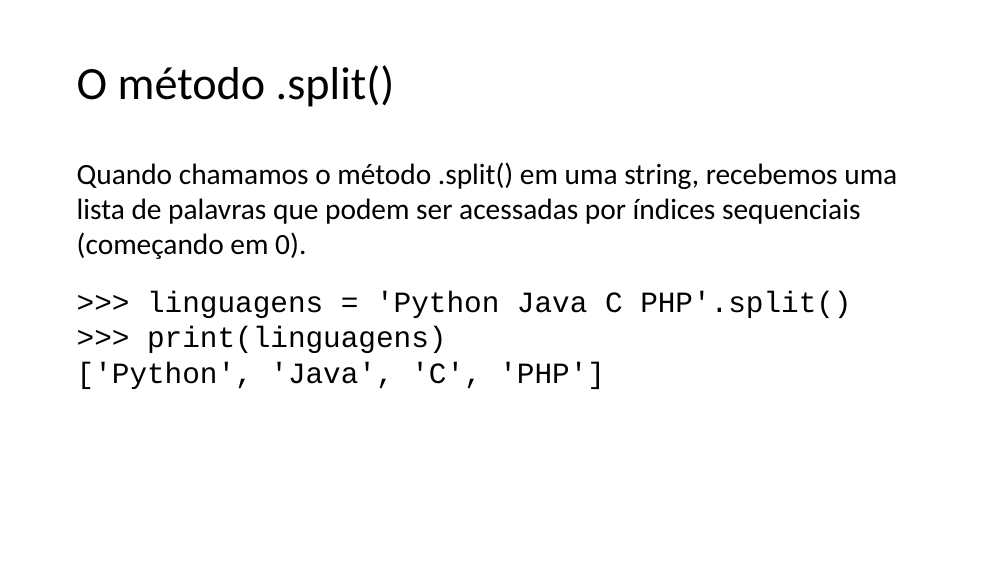
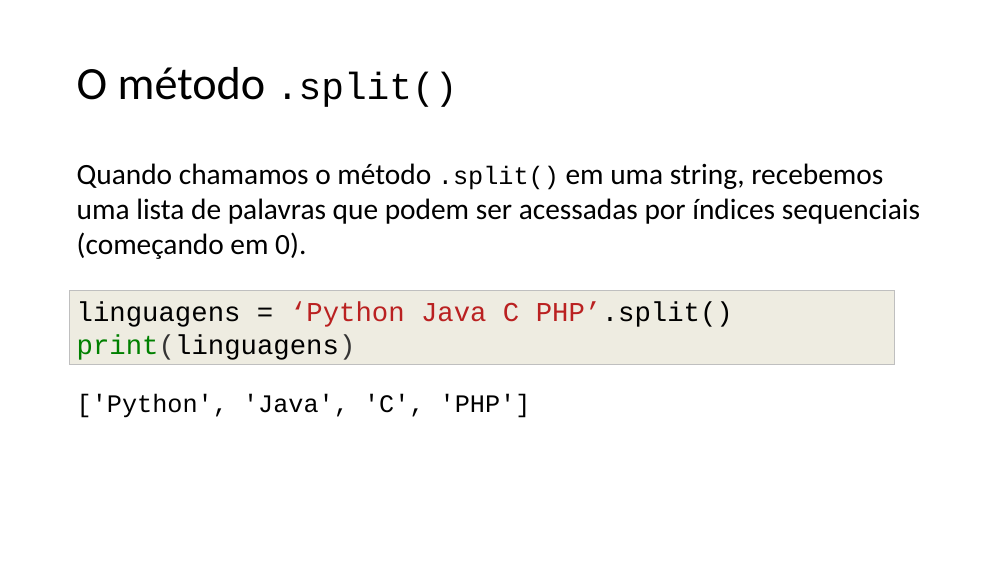
Before and after one commit to lidimayra/basic-stats, a slide deck: slide 14 of presentation.pptx. Drawn at 1008x567 pixels with LibreOffice and Linux fonts; fonts in the diff are those of the drawing. Boxes give left, top, right and bottom in pixels: in the first picture for what was removed or moved away, otherwise in the second. Text is boxed around its words. In the diff, an @@ line names an element or a change of style, - is before the commit and + after.

Commit message:
Formatting presentation

```diff
--- a/presentation.pptx
+++ b/presentation.pptx
@@ text "O método .split()" at box(77, 67, 457, 107): size 44 to 36 pt, font Calibri to Courier New in ".split()" @@
@@ text "Quando chamamos o método .split() ..." at box(77, 163, 920, 259): size 28 to 24 pt, font Calibri to Courier New in ".split()" @@
@@ rectangle added at box(70, 290, 895, 364), fill #EEECE1, outline #BFBFBF 0.75 pt, 26 pt, text #000000 @@
+linguagens = ‘Python Java C PHP’.split()
+print(linguagens)
@@ text at box(77, 291, 851, 389): paragraphs removed @@
->>> linguagens = 'Python Java C PHP'.split()
->>> print(linguagens)
-['Python', 'Java', 'C', 'PHP']
@@ text added at box(77, 393, 531, 418), 24 pt, text #000000 @@
+['Python', 'Java', 'C', 'PHP']
```
Also in this commit, not shown: 19 other slides changed.
